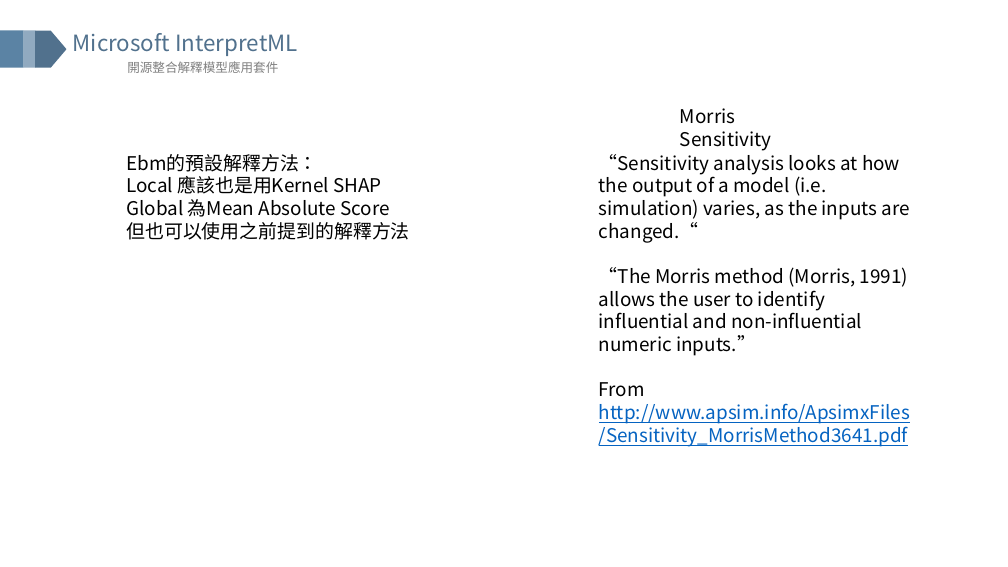
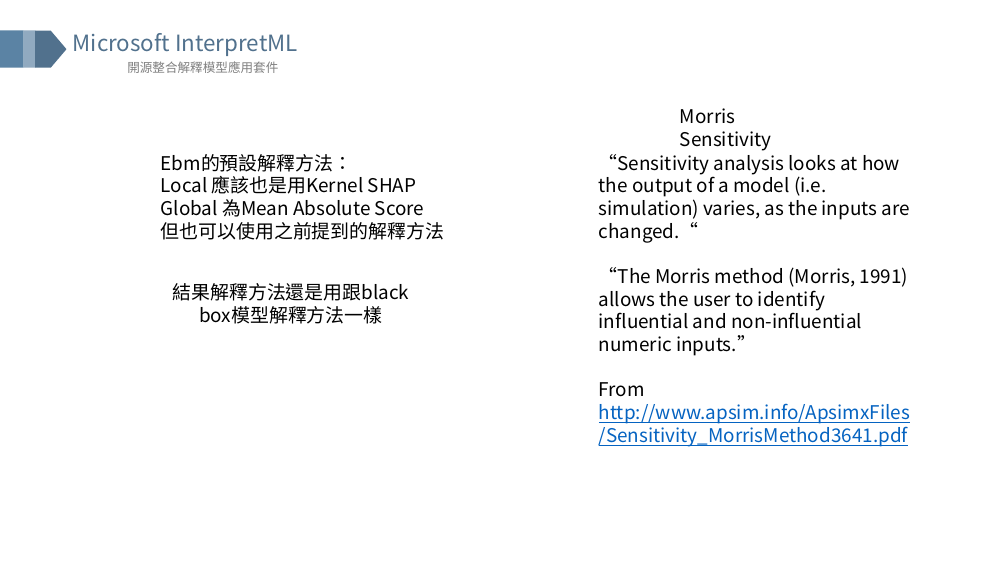
Before and after one commit to GISH123/Cathay-Holdings-CIP-Projects-for-Interpretable-Machine-Learning, a slide deck: slide 30 of IML(version 1,detailed).pptx (slide 27 before the commit). Drawn at 1008x567 pixels with LibreOffice and Linux fonts; fonts in the diff are those of the drawing. Boxes give left, top, right and bottom in pixels: in the first picture for what was removed or moved away, otherwise in the second. Text is boxed around its words. In the diff, an @@ line names an element or a change of style, - is before the commit and + after.

```diff
--- a/IML(version 1,detailed).pptx
+++ b/IML(version 1,detailed).pptx
@@ text "Ebm的預設解釋方法：": place and size @@
-text "Ebm的預設解釋方法：" at bbox=[126, 154, 409, 240]
+text "Ebm的預設解釋方法：" at bbox=[161, 154, 444, 240]
@@ text added at bbox=[173, 283, 410, 324], 18 pt, text #000000 @@
+結果解釋方法還是用跟black box模型解釋方法一樣
```
Also in this commit, not shown: 4 other slides changed, 7 slides added, 5 slides removed.
